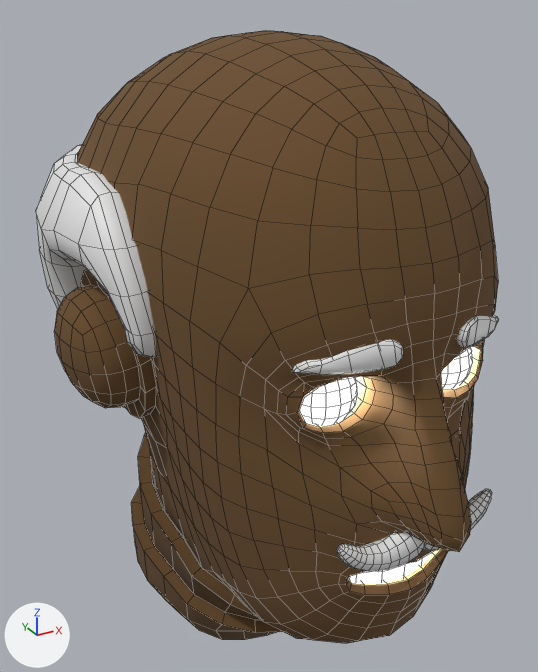
The Blender file Heads/Police/WonderBody/Thin/Type1/Head_Police_WonderBody_Thin_Type1.1.blend as it was, and as the next commit left it.
The view is the same before and after, from a camera (50 mm lens) standing at (-0.153, -0.289, 1.89) and looking at (-0.001, -0.012, 1.752). Arrows for +X, +Y and +Z are at lower left; the lights stay in place. The older version comes first. Mesh edges are drawn as thin lines. The same objects are shown in both versions, whatever each file hides.

Objects in the first picture: 'Head_Police_WonderBody_Thin_Type1.1'.
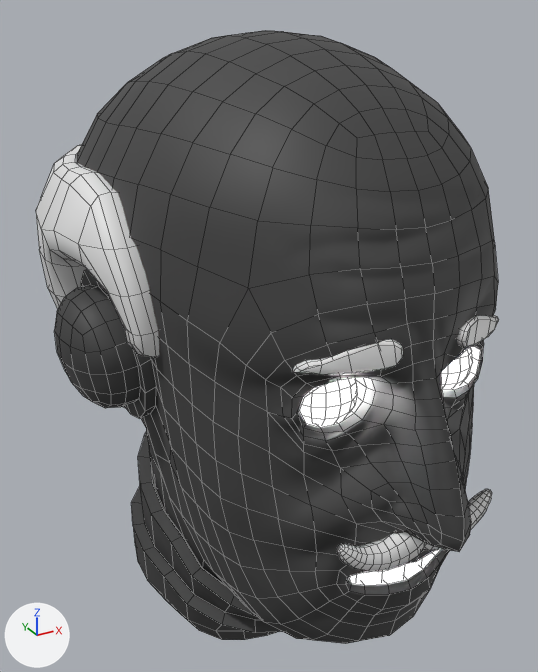
What changed in the scene script:
```text
Change mat_material_head_police_wonderbody_thin_type1_1:
    where n0 = _N.new('ShaderNodeBsdfPrincipled'); n0.name = 'Principled BSDF'
    add n0.inputs[0].default_value = (0.0513, 0.0513, 0.0513, 1.0)  # 'Base Color', dark grey #404040
    n0.inputs[2].default_value: 1.0 -> 0.6  # 'Roughness'
    remove n2 = _N.new('ShaderNodeTexImage'); n2.name = 'Image Texture.001'
    remove n2.image = img_texture_head_police_wonderbody_thin_type1_1_cmap_png
    add n3 = _N.new('ShaderNodeTexImage'); n3.name = 'Image Texture.002'
    add n3.image = img_texture_head_police_human_thin_type1_1_nmap_png
    add n4 = _N.new('ShaderNodeNormalMap'); n4.name = 'Normal Map'
    remove _L.new(n2.outputs[0], n0.inputs[0])  # 'Color' to 'Base Color'
    add _L.new(n3.outputs[0], n4.inputs[1])  # 'Color' to 'Color'
    add _L.new(n4.outputs[0], n0.inputs[5])  # 'Normal' to 'Normal'
Change me_body_human_male_thin_001:
    verts and faces of me_body_human_male_thin_001; kept vertices keep their numbers, new ones are numbered from 2255
    remove me_body_human_male_thin_001.from_pydata(...)  # 2255 vertices, 2172 faces; spans x -0.095..0.094, y -0.144..0.101, z 1.584..1.883
    add me_body_human_male_thin_001.from_pydata(...)  # 2238 vertices, 2155 faces; spans x -0.095..0.094, y -0.144..0.101, z 1.584..1.883
    me_body_human_male_thin_001 part 1
    20 vertices are removed from x 0.039..0.075, y -0.105..0.05, z 1.692..1.83
    64 faces are deleted
    3 vertices in x 0.038..0.069, y -0.103..-0.05, z 1.713..1.798 move by (0.0, 0.001, -0.001)
    3 vertices in x 0.063..0.07, y -0.072..0.03, z 1.744..1.777 move by (0.0, 0.003, 0.0)
    37 vertices move from x 0.016..0.075, y -0.116..0.053, z 1.693..1.832 to x 0.017..0.076, y -0.115..0.05, z 1.691..1.834
    12 vertices are added at x 0.039..0.075, y -0.104..0.048, z 1.666..1.831
    4 new faces join them, mat_material_hair (white #e7e7e7)
    4 new faces join them, mat_material_head_robotic_teeth_eyes
    48 new faces join them, mat_material_head_police_wonderbody_thin_type1_1
    me_body_human_male_thin_001 part 2
    add for i in [72, 150, 292, 451]: verts[i] += (0.0, 0.0, 0.001)
    add verts[29] = (0.028, -0.113, 1.697)  # moved
    add verts[31] = (0.02, -0.115, 1.686)  # moved, pixel (439, 568)
    add verts[33] = (0.0, -0.121, 1.682)  # moved, pixel (408, 604)
    add verts[49] = (0.0, -0.114, 1.668)  # moved, pixel (394, 620)
    add verts[73] = (0.0, -0.125, 1.709)  # moved, pixel (420, 552)
    add verts[122] = (-0.028, -0.113, 1.697)  # moved, pixel (336, 584)
    add verts[123] = (-0.019, -0.115, 1.687)  # moved, pixel (357, 601)
    add verts[250] = (0.011, -0.12, 1.683)  # moved, pixel (429, 590)
    add verts[291] = (0.012, -0.124, 1.71)  # moved
    add verts[416] = (-0.011, -0.119, 1.683)  # moved, pixel (382, 609)
    add verts[450] = (-0.012, -0.123, 1.71)  # moved
    me_body_human_male_thin_001 part 3
    17 vertices are removed from x -0.075..-0.039, y -0.105..0.045, z 1.694..1.799
    52 faces are deleted
    4 vertices in x -0.071..-0.038, y -0.103..0.056, z 1.728..1.791 move by (0.0, -0.001, 0.0)
    3 vertices in x -0.07..-0.045, y -0.099..0.052, z 1.712..1.772 move by (0.0, -0.002, 0.001)
    3 vertices in x -0.064..-0.063, y -0.073, z 1.744..1.777 move by (0.0, 0.004, 0.0)
    49 vertices move from x -0.076..-0.022, y -0.111..0.05, z 1.693..1.832 to x -0.076..-0.024, y -0.11..0.048, z 1.691..1.834
    8 vertices are added at x -0.075..-0.038, y -0.105..0.042, z 1.665..1.799
    4 new faces join them, mat_material_head_robotic_teeth_eyes
    39 new faces join them, mat_material_head_police_wonderbody_thin_type1_1
    me_body_human_male_thin_001 part 4: 970 kept faces spanning x -0.095..0.094, y -0.144..0.089, z 1.617..1.883 get new texture (UV) coordinates
```

Location of each change, (x1, y1, x2, y2) in pixels of the pictures (538 x 672 px; the box of a moved part takes in the faces that stretch with it):
'Head_Police_WonderBody_Thin_Type1.1', surface changed, reshaped: (36, 30, 499, 644) in both
part 1 of me_body_human_male_thin_001, moved or reshaped: before (442, 306, 495, 452); after (442, 306, 496, 452)
part 2 of me_body_human_male_thin_001, moved or reshaped: before (315, 480, 467, 641); after (315, 479, 467, 641)
part 3 of me_body_human_male_thin_001, moved or reshaped: before (78, 118, 395, 585); after (77, 118, 395, 585)
part 4 of me_body_human_male_thin_001, surface changed: (54, 30, 498, 644) in both
